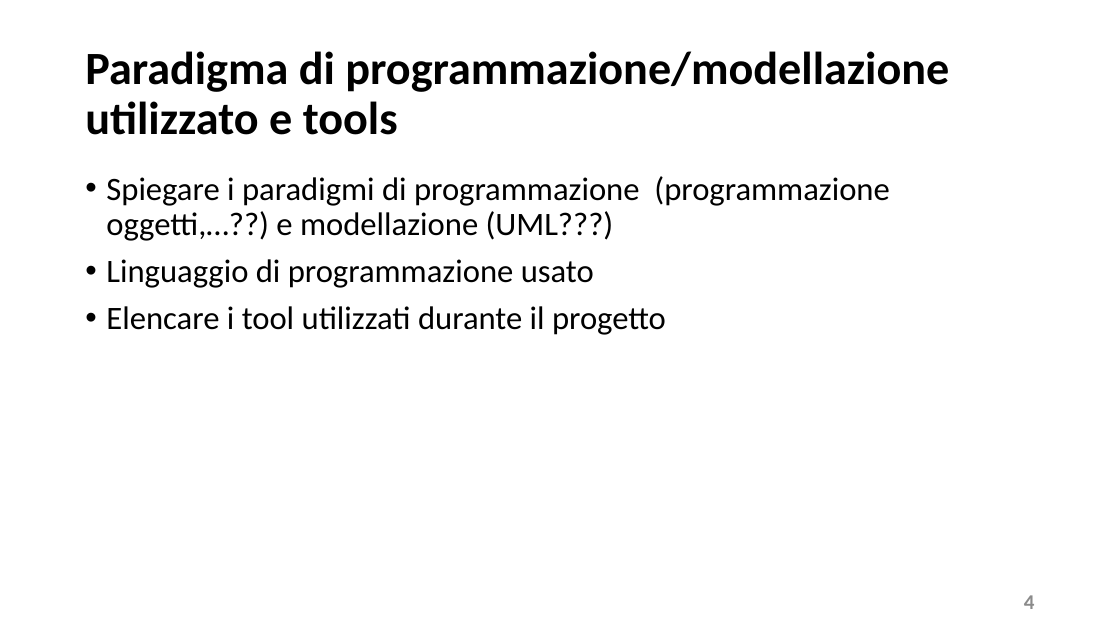
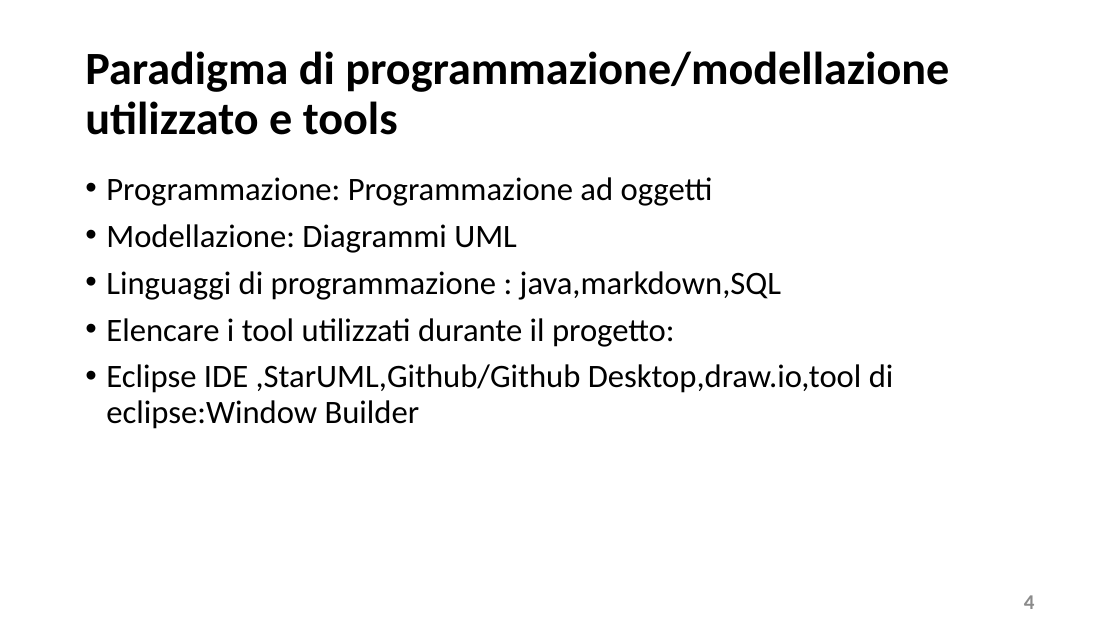
Before and after one commit to FilippoBolis/MED_Progetto_Ing_Software_23_24, a slide deck: slide 4 of MED/doc/Presentazione M.E.D.pptx. Drawn at 1120x630 pixels with LibreOffice and Linux fonts; fonts in the diff are those of the drawing. Boxes give left, top, right and bottom in pixels: in the first picture for what was removed or moved away, otherwise in the second. Text is boxed around its words. In the diff, an @@ line names an element or a change of style, - is before the commit and + after.

```diff
--- a/MED/doc/Presentazione M.E.D.pptx
+++ b/MED/doc/Presentazione M.E.D.pptx
@@ text at [106,177,894,429]: text changed @@
-• Spiegare i paradigmi di programmazione (programmazione oggetti,…??) e modellazione (UML???)
-• Linguaggio di programmazione usato
-• Elencare i tool utilizzati durante il progetto
+• Programmazione: Programmazione ad oggetti
+• Modellazione: Diagrammi UML
+• Linguaggi di programmazione : java,markdown,SQL
+• Elencare i tool utilizzati durante il progetto:
+• Eclipse IDE ,StarUML,Github/Github Desktop,draw.io,tool di eclipse:Window Builder
```
Also in this commit, not shown: 11 other slides changed.
